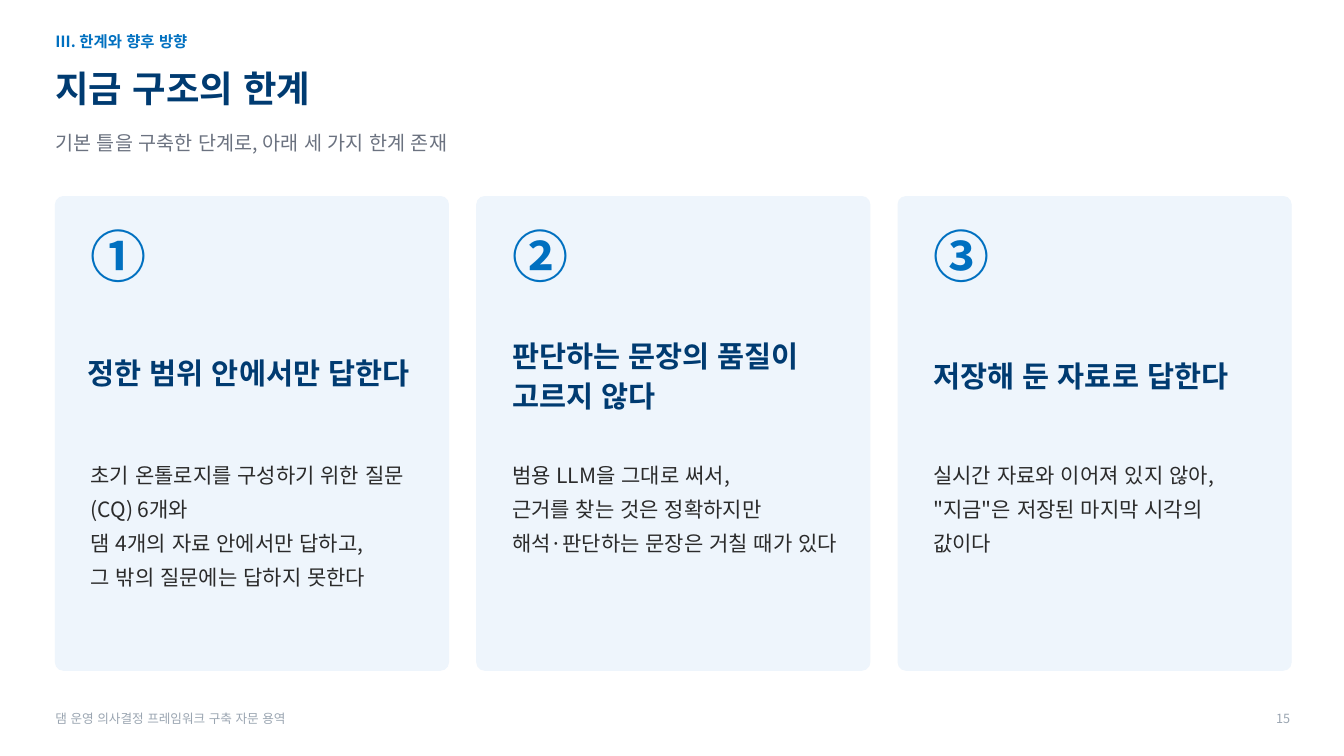
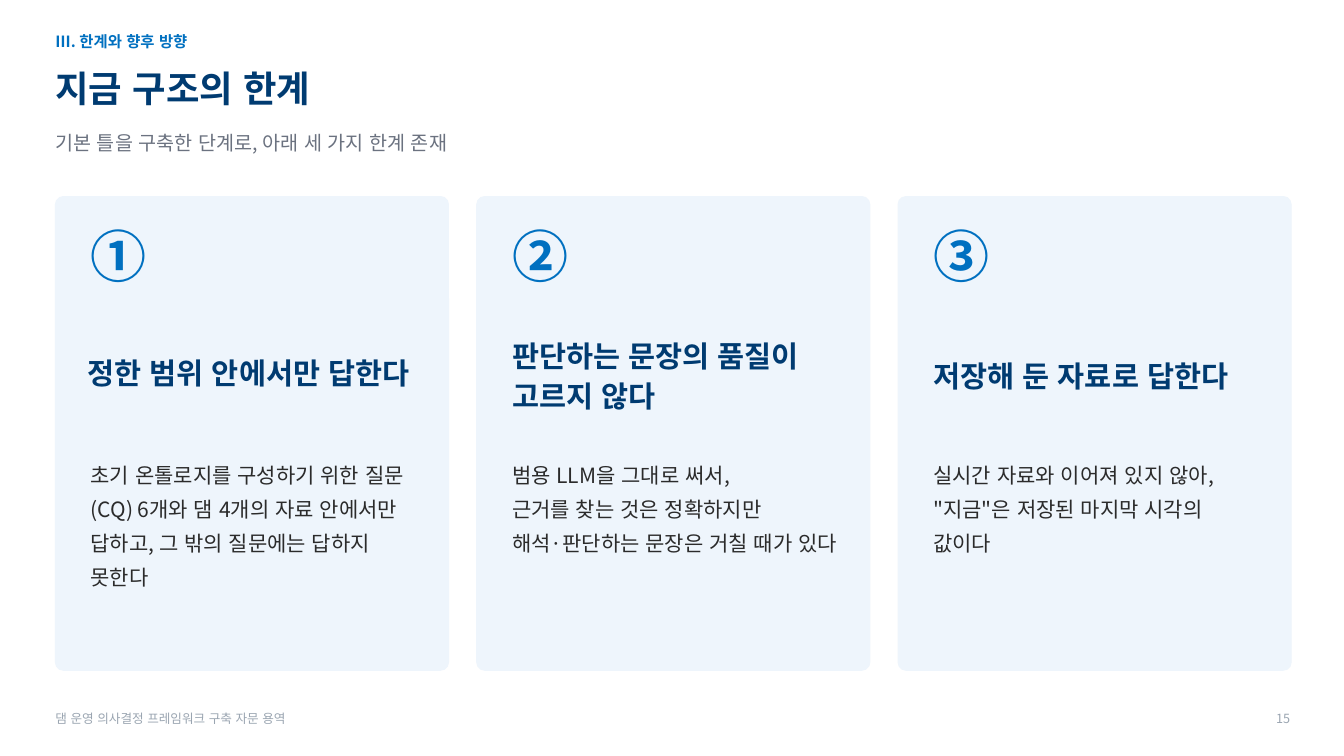
Before and after one commit to mkm1119/KGRAG-LLM, a slide deck: slide 15 of project_khnp/2026.11.26_한강수력본부_발표자료_초안.pptx. Drawn at 1344x756 pixels with LibreOffice and Linux fonts; fonts in the diff are those of the drawing; background and template pictures are left out. Boxes give left, top, right and bottom in pixels: in the first picture for what was removed or moved away, otherwise in the second. Text is boxed around its words. In the diff, an @@ line names an element or a change of style, - is before the commit and + after.

```diff
--- a/project_khnp/2026.11.26_한강수력본부_발표자료_초안.pptx
+++ b/project_khnp/2026.11.26_한강수력본부_발표자료_초안.pptx
@@ text at [91,465,404,587]: text changed @@
-초기 온톨로지를 구성하기 위한 질문(CQ) 6개와
-댐 4개의 자료 안에서만 답하고,
-그 밖의 질문에는 답하지 못한다
+초기 온톨로지를 구성하기 위한 질문(CQ) 6개와 댐 4개의 자료 안에서만 답하고, 그 밖의 질문에는 답하지 못한다
```
Also in this commit, not shown: 4 other slides changed.
